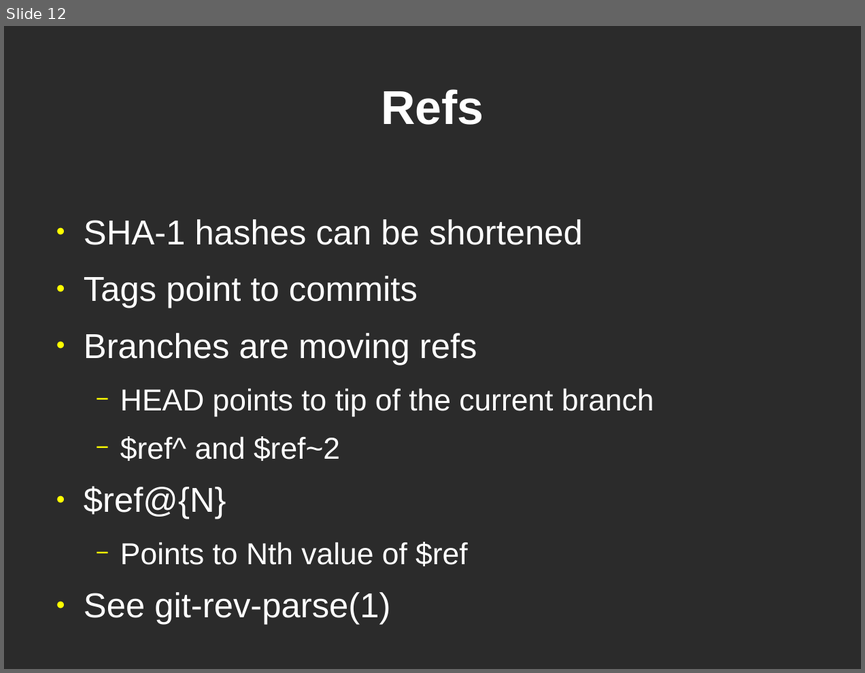
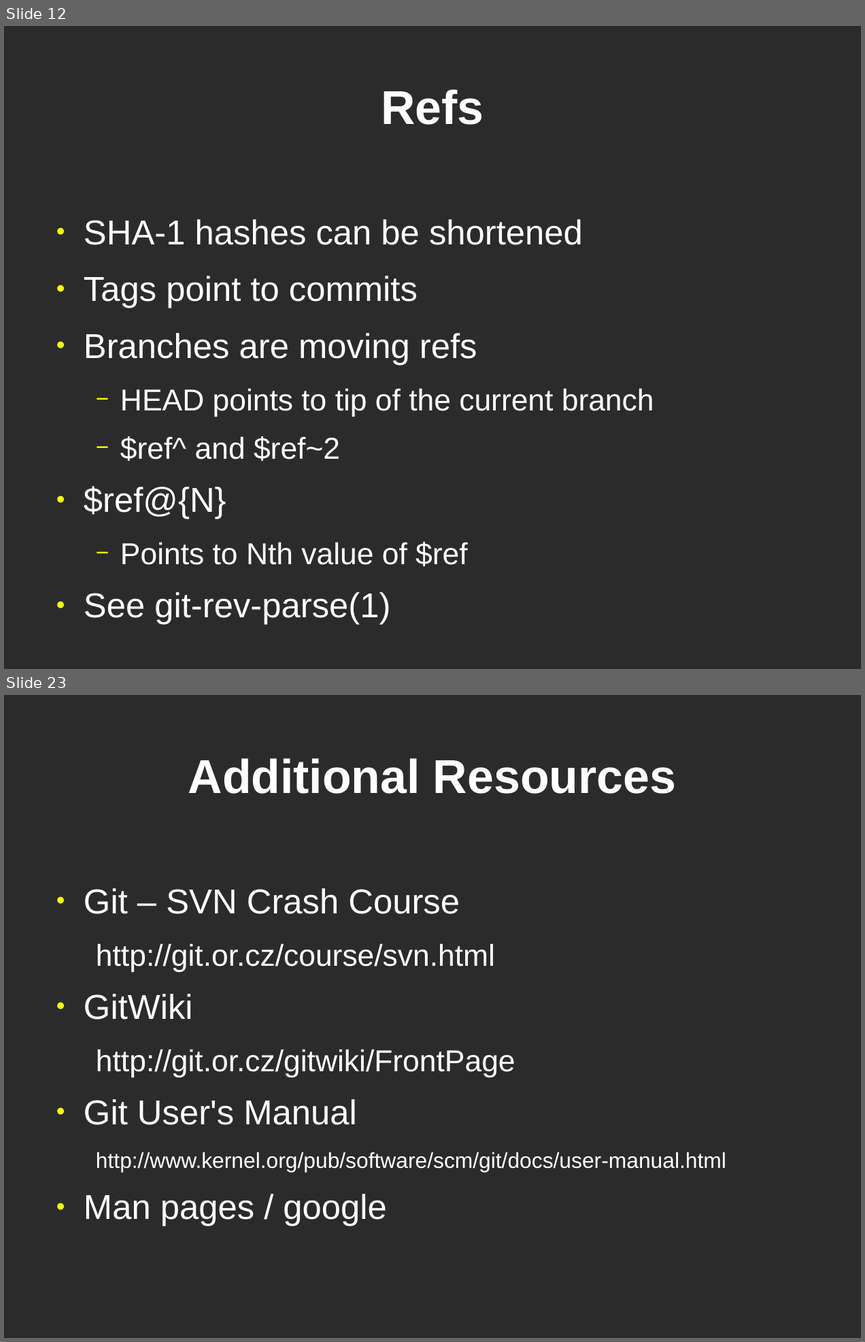
Before and after one commit to bjc/dvcs-git-slides, a slide deck: git.odp. Shown one above the other, each under a label of ours: slide 12 before the commit, slides 12 and 23 after it; the slides between them are not shown. The pictures are 865x673 and 865x1342 pixels, drawn with LibreOffice and Linux fonts; fonts in the diff are those of the drawing; background and template pictures are left out; a plain dark background stands for a picture behind light text. Boxes give left, top, right and bottom in pixels: in the first picture for what was removed or moved away, otherwise in the second. Text is boxed around its words. In the diff, an @@ line names an element or a change of style, - is before the commit and + after.

```diff
--- a/git.odp
+++ b/git.odp
@@ slide 23 added at [4, 695, 861, 1338], background picture (left out) @@
@@ title added at [188, 758, 676, 794], 44 pt, text #FFFFFF, bold @@
+Additional Resources
@@ text added at [84, 888, 726, 1226], 28 pt, text #FFFFFF @@
+● Git – SVN Crash Course
+  http://git.or.cz/course/svn.html
+● GitWiki
+  http://git.or.cz/gitwiki/FrontPage
+● Git User's Manual
+  http://www.kernel.org/pub/software/scm/git/docs/user-manual.html
+● Man pages / google
```
Also in this commit, not shown: 11 other slides added, 1 other file.
